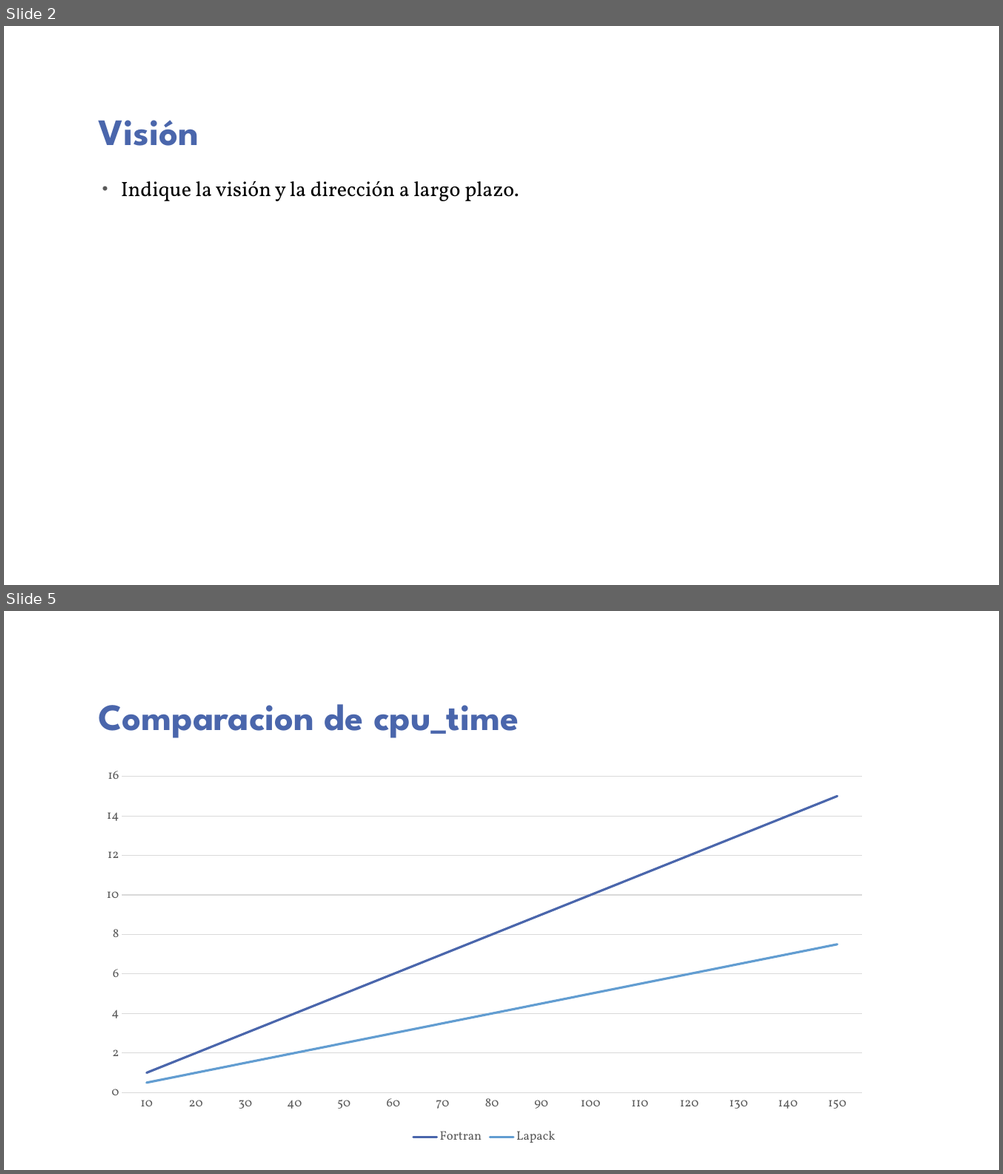
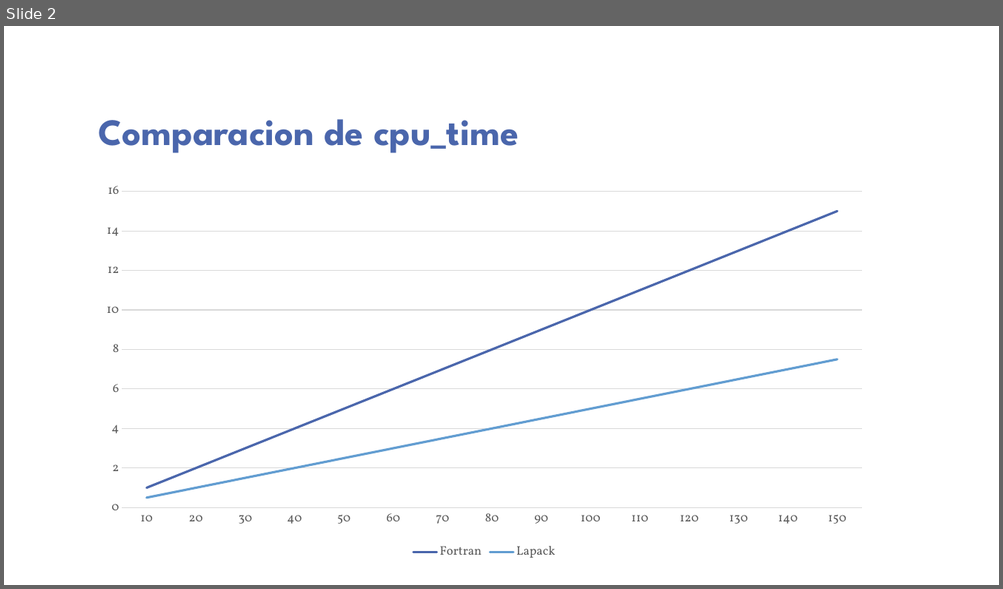
Before and after one commit to guaguaUPM/UPM, a slide deck: lu-lapack.pptx. Shown one above the other, each under a label of ours: slides 2 and 5 before the commit, slide 2 after it; the slides between them are not shown. The pictures are 1003x1174 and 1003x589 pixels, drawn with LibreOffice and Linux fonts; fonts in the diff are those of the drawing; background and template pictures are left out. Boxes give left, top, right and bottom in pixels: in the first picture for what was removed or moved away, otherwise in the second. Text is boxed around its words. In the diff, an @@ line names an element or a change of style, - is before the commit and + after.

```diff
--- a/lu-lapack.pptx
+++ b/lu-lapack.pptx
@@ slide 2 removed at <box>4,26,999,585</box>, background picture (left out) @@
@@ title removed at <box>99,120,199,146</box> @@
-Visión
@@ text removed at <box>121,181,518,201</box> @@
-• Indique la visión y la dirección a largo plazo.
@@ what was slide 5 is now slide 2 @@
```
Also in this commit, not shown: 1 slide added, 5 other slides removed.
